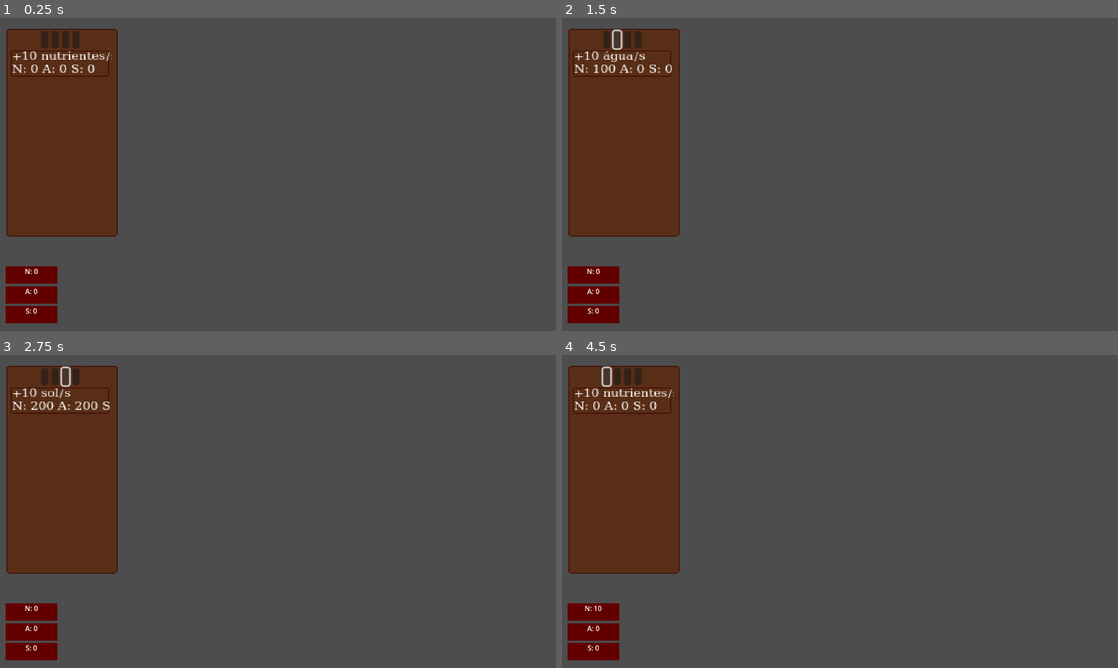
Above: before the commit, frames 1-4 (two rows, left to right).
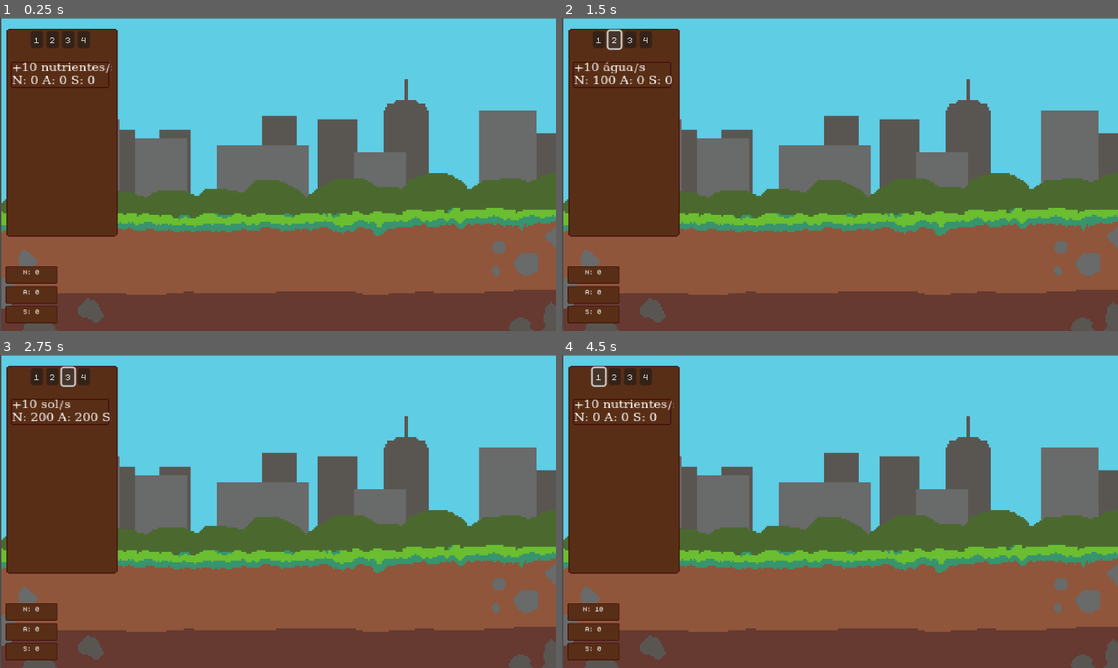
Above: after the commit, the same moments.

Repository: LeaoLuciano/ggj23
Game: Godot game, scene res://scenes/util/root_scene.tscn
The game is run twice, just before and just after one commit, with the same random seed, the same clock (stepped at 60 frames per second) and the same inputs.
Inputs (mouse positions are in pixels of both pictures, inside the frame that each line leads up to; where the layout moved, square brackets give the same spot in the first picture):
- Up to frame 1 (0.25 s): no input
- Up to frame 2 (1.5 s): click (600, 39) [606, 39] at 0.5 s; click (612, 39) [617, 39] at 1.25 s
- Up to frame 3 (2.75 s): click (66, 376) at 2 s
- Up to frame 4 (4.5 s): click (645, 376) [639, 376] at 2.75 s; click (623, 411) [623, 398] at 3.5 s; click (600, 376) [606, 376] at 4.25 s

The runs differ from the first frame. In frame 1, 82% of the frame differs, in the area x 0-100%, y 0-100%; in frame 2, 82%; in frame 3, 82%; in frame 4, 82%.

Commit message:
Background
Adição de background.

Signed-off-by: MarceloSpessoto <marcelomspessoto@gmail.com>

Diff:
--- a/scenes/items/counter.tscn
+++ b/scenes/items/counter.tscn
@@ -1,18 +1,23 @@
-[gd_scene load_steps=2 format=3 uid="uid://cpbp0lphx2vrn"]
+[gd_scene load_steps=4 format=3 uid="uid://cpbp0lphx2vrn"]
 
 [ext_resource type="Script" path="res://scenes/items/counter.gd" id="1_qicnn"]
+[ext_resource type="Texture2D" uid="uid://ksoe2w6w2ytk" path="res://scenes/items/upgrades/upgrade_menu/upgrade_button.png" id="2_jk1f2"]
+[ext_resource type="FontFile" uid="uid://bi3tnblb077t8" path="res://fonts/monogram-extended.ttf" id="3_hyx8o"]
 
 [node name="Counter" type="Node2D" node_paths=PackedStringArray("resource_amount")]
 script = ExtResource("1_qicnn")
-resource_amount = NodePath("ColorRect/Label")
+resource_amount = NodePath("Sprite2D/Label")
 
-[node name="ColorRect" type="ColorRect" parent="."]
-offset_right = 119.0
-offset_bottom = 40.0
-color = Color(0.384314, 0, 0, 1)
+[node name="Sprite2D" type="Sprite2D" parent="."]
+position = Vector2(59.5, 20)
+scale = Vector2(1.23958, 1.25)
+texture = ExtResource("2_jk1f2")
 
-[node name="Label" type="Label" parent="ColorRect"]
-layout_mode = 0
-offset_right = 119.0
-offset_bottom = 39.0
+[node name="Label" type="Label" parent="Sprite2D"]
+offset_left = -47.0
+offset_top = -15.0
+offset_right = 47.0
+offset_bottom = 16.0
+theme_override_fonts/font = ExtResource("3_hyx8o")
+theme_override_font_sizes/font_size = 20
 horizontal_alignment = 1
--- a/scenes/items/upgrades/upgrade_menu/upgrade_manager.tscn
+++ b/scenes/items/upgrades/upgrade_menu/upgrade_manager.tscn
@@ -1,9 +1,10 @@
-[gd_scene load_steps=5 format=3 uid="uid://dl7im48sd816m"]
+[gd_scene load_steps=6 format=3 uid="uid://dl7im48sd816m"]
 
 [ext_resource type="Texture2D" uid="uid://de6htejo3hw7g" path="res://scenes/items/upgrades/upgrade_menu/upgrade_menu.png.png" id="1_qs1es"]
 [ext_resource type="Script" path="res://scenes/items/upgrades/upgrade_menu/upgrade_manager.gd" id="1_uj27u"]
 [ext_resource type="PackedScene" uid="uid://i83qiw33mmc6" path="res://scenes/items/upgrades/upgrade_menu/upgrade.tscn" id="2_y1ylx"]
 [ext_resource type="Script" path="res://scenes/items/upgrades/upgrade_menu/tabs_buttons.gd" id="3_kl1r8"]
+[ext_resource type="FontFile" uid="uid://bi3tnblb077t8" path="res://fonts/monogram-extended.ttf" id="4_8m8px"]
 
 [node name="UpgradeManager" type="Control"]
 layout_mode = 3
@@ -34,27 +35,35 @@
 
 [node name="TreeTab" type="Button" parent="Sprite2D/TabsButtons"]
 layout_mode = 2
+theme_override_fonts/font = ExtResource("4_8m8px")
+text = "1"
 icon_alignment = 1
 expand_icon = true
 
 [node name="NutrientTab" type="Button" parent="Sprite2D/TabsButtons"]
 layout_mode = 2
+theme_override_fonts/font = ExtResource("4_8m8px")
+text = "2"
 icon_alignment = 1
 expand_icon = true
 
 [node name="WaterTab" type="Button" parent="Sprite2D/TabsButtons"]
 layout_mode = 2
+theme_override_fonts/font = ExtResource("4_8m8px")
+text = "3"
 icon_alignment = 1
 expand_icon = true
 
 [node name="SunTab" type="Button" parent="Sprite2D/TabsButtons"]
 layout_mode = 2
+theme_override_fonts/font = ExtResource("4_8m8px")
+text = "4"
 icon_alignment = 1
 expand_icon = true
 
 [node name="TreeUpgrades" type="ScrollContainer" parent="Sprite2D"]
 offset_left = -59.0
-offset_top = -101.0
+offset_top = -87.0
 offset_right = 57.0
 offset_bottom = 122.0
 horizontal_scroll_mode = 3
@@ -75,7 +84,7 @@
 [node name="NutrientUpgrades" type="ScrollContainer" parent="Sprite2D"]
 visible = false
 offset_left = -59.0
-offset_top = -101.0
+offset_top = -87.0
 offset_right = 57.0
 offset_bottom = 122.0
 horizontal_scroll_mode = 3
@@ -97,7 +106,7 @@
 [node name="WaterUpgrades" type="ScrollContainer" parent="Sprite2D"]
 visible = false
 offset_left = -59.0
-offset_top = -101.0
+offset_top = -87.0
 offset_right = 57.0
 offset_bottom = 122.0
 horizontal_scroll_mode = 3
@@ -120,7 +129,7 @@
 [node name="SunUpgrades" type="ScrollContainer" parent="Sprite2D"]
 visible = false
 offset_left = -59.0
-offset_top = -101.0
+offset_top = -87.0
 offset_right = 57.0
 offset_bottom = 122.0
 horizontal_scroll_mode = 3
--- a/scenes/items/world.tscn
+++ b/scenes/items/world.tscn
@@ -7,6 +7,7 @@
 [ext_resource type="PackedScene" uid="uid://tmyyosrbi2x7" path="res://scenes/items/nutrient.tscn" id="5_rk3o0"]
 [ext_resource type="PackedScene" uid="uid://corrg6ek0avtm" path="res://scenes/tree/tree.tscn" id="6_2avx7"]
 [ext_resource type="PackedScene" uid="uid://dl7im48sd816m" path="res://scenes/items/upgrades/upgrade_menu/upgrade_manager.tscn" id="6_ijhpw"]
+[ext_resource type="Texture2D" uid="uid://by6xn005y2b0t" path="res://sprites/backgrounduntitled.png" id="8_5twrw"]
 
 [node name="World" type="Node2D" groups=["world"]]
 script = ExtResource("1_ih34y")
@@ -50,3 +51,10 @@
 nutrient_counter = NodePath("../Counters/Nutrient Counter")
 water_counter = NodePath("../Counters/WaterCounter")
 sun_counter = NodePath("../Counters/SunCounter")
+
+[node name="Backgrounduntitled" type="Sprite2D" parent="."]
+z_index = -2
+texture_filter = 1
+position = Vector2(643, 361)
+scale = Vector2(4, 4)
+texture = ExtResource("8_5twrw")
Not shown: 1 places in scenes/items/world.tscn that only renumber resources
Binary file added: sprites/backgrounduntitled.png
Not shown, added: sprites/backgrounduntitled.png.import
